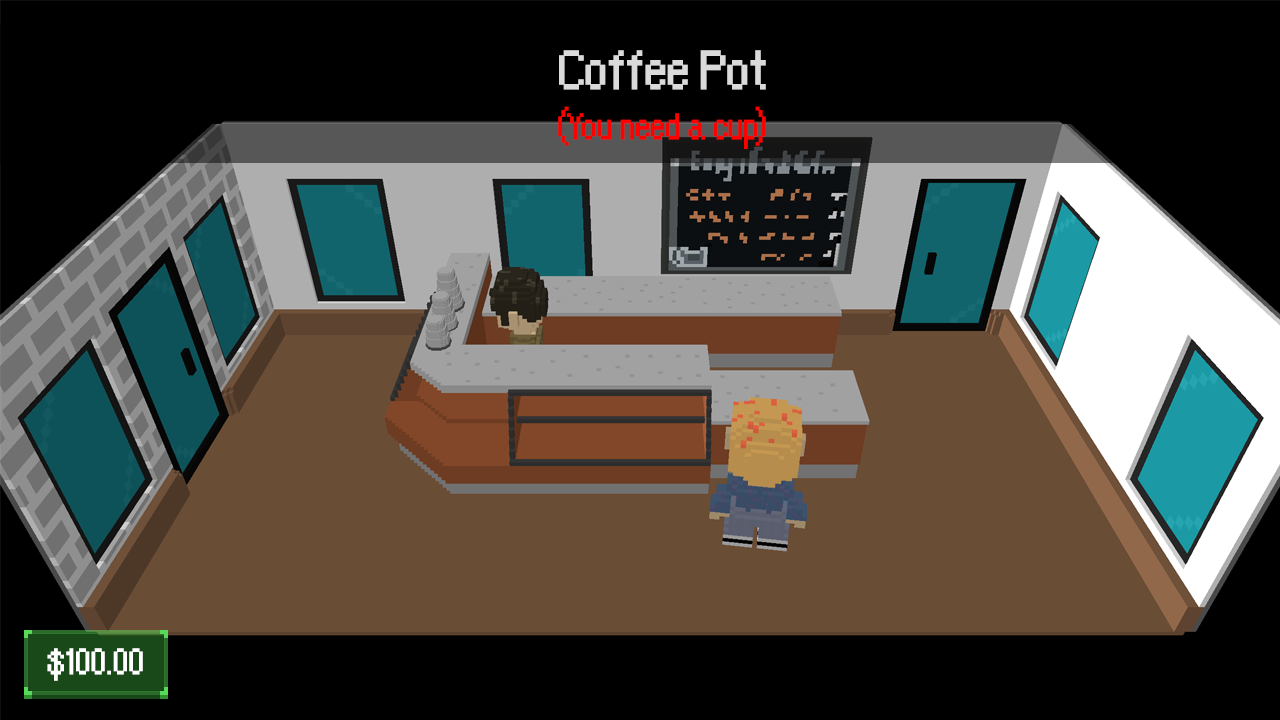
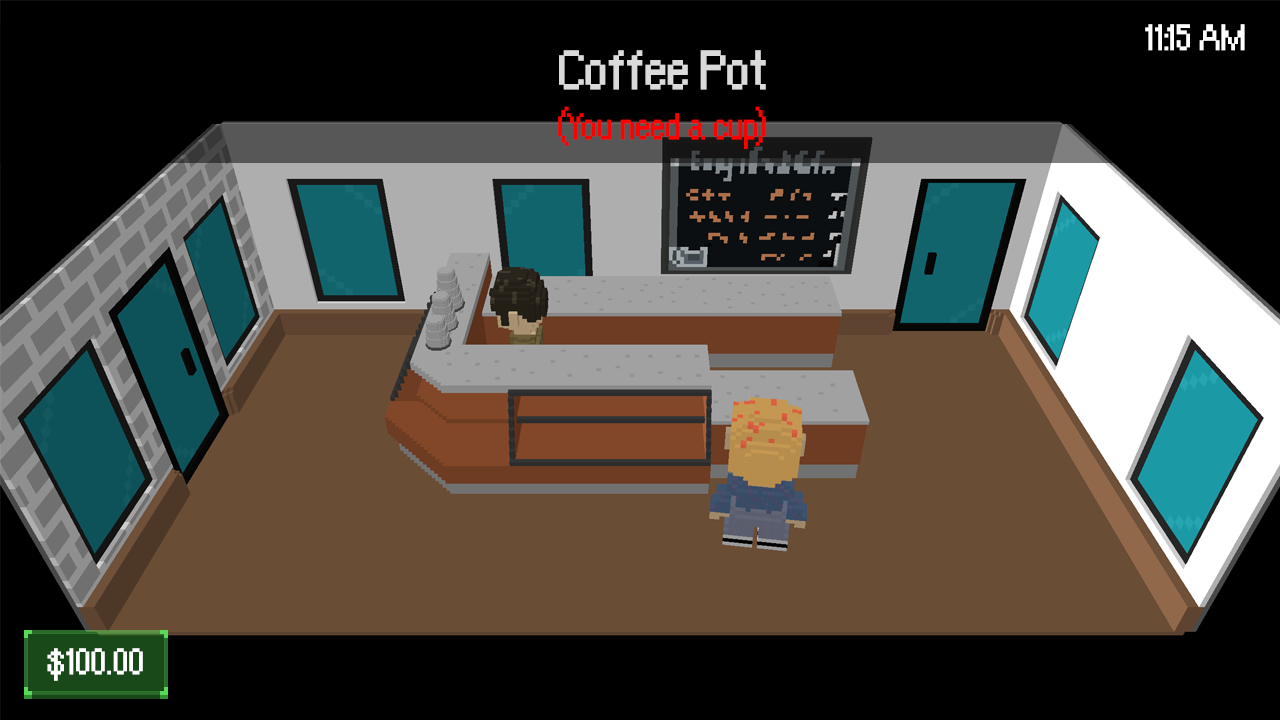
Layer changes from the first w=1280, h=720 image to the second:
added layer "11:15 AM" above "Layer 25" over [1145, 24, 1245, 51]
